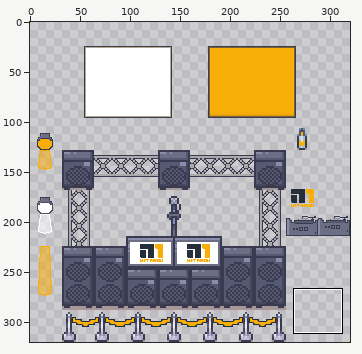
Sprite sheet -- Tiles/Sponorenelemente/n1_booth.png. Above, an overview of the earlier version with the close-up marked.
Close-up. Before:
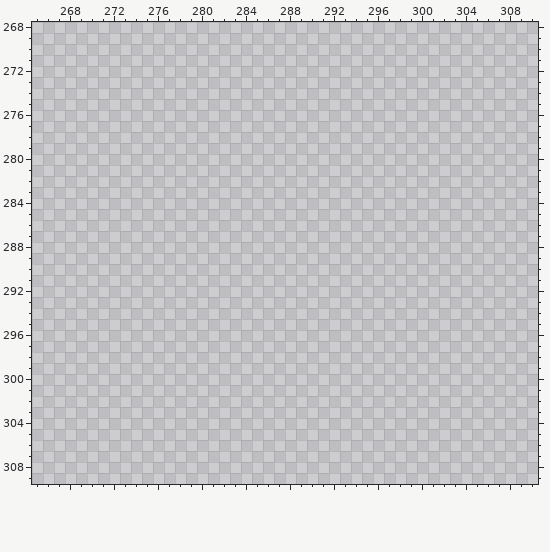
The file is 320x320 pixels. Pixels under 10% opacity are left out. Colours within 5 levels of each other are drawn and written as one. Shown: x 265..310, y 268..309.
New version:
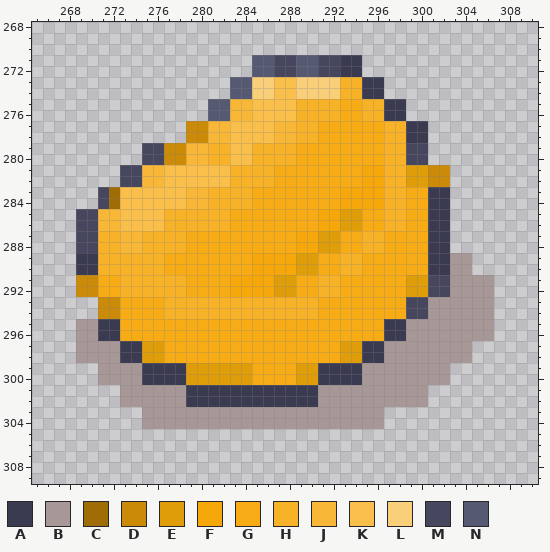
Palette (. is transparent): A #3a3a50  B #a79796  C #9f6c06  D #cb8a08  E #df9d0a  F #f6a709  G #f7ab14  H #f8b227  J #f8b736  K #f9bf4a  L #facf7a  M #46465e  N #565972
Difference:
Changed rows in their new state; - is an unchanged pixel.
first column x 269:
271 ----------------NNMMNNMMAA------------
272 ----------------NNMMNNMMAA------------
273 --------------NNLLKKLLLLHHAA----------
274 --------------NNLLKKLLLLHHAA----------
275 ------------NNJJKKKKHHHHGGHHAA--------
276 ------------NNJJKKKKHHHHGGHHAA--------
277 ----------DDJJKKKKJJHHGGGGGGHHAA------
278 ----------DDJJKKKKJJHHGGGGGGHHAA------
279 ------MMDDJJHHKKHHHHGGGGGGGGHHMM------
280 ------MMDDJJHHKKHHHHGGGGGGGGHHMM------
281 ----MMJJKKKKKKHHHHGGGGGGGGFFHHEEDD----
282 ----MMJJKKKKKKHHHHGGGGGGGGFFHHEEDD----
283 --MCKKKKKKJJHHHHGGGGGGGGFFFFHHGGAA----
284 --MCKKKKKKJJHHHHGGGGGGGGFFFFHHGGAA----
285 MMJJKKKKHHHHHHGGGGGGGGFFEEGGHHGGAA----
286 MMJJKKKKHHHHHHGGGGGGGGFFEEGGHHGGAA----
287 MMHHJJHHHHGGGGGGGGGGFFEEGGHHGGGGAA----
288 MMHHJJHHHHGGGGGGGGGGFFEEGGHHGGGGAA----
289 AAHHHHHHGGGGGGGGFFFFEEGGHHGGGGGGAABB--
290 AAHHHHHHGGGGGGGGFFFFEEGGHHGGGGGGAABB--
291 DDGGHHHHHHGGGGFFFFEEGGHHGGGGGGEEMMBBBB
292 DDGGHHHHHHGGGGFFFFEEGGHHGGGGGGEEMMBBBB
293 --DDGGGGHHHHHHHHHHHHHHGGGGGGGGMMBBBBBB
294 --DDGGGGHHHHHHHHHHHHHHGGGGGGGGMMBBBBBB
295 BBAAGGGGGGGGGGGGGGGGGGGGGGGGAABBBBBBBB
296 BBAAGGGGGGGGGGGGGGGGGGGGGGGGAABBBBBBBB
297 BBBBAAEEGGGGGGGGGGGGGGGGEEAABBBBBBBB--
298 BBBBAAEEGGGGGGGGGGGGGGGGEEAABBBBBBBB--
299 --BBBBAAAAEEEEEEGGGGEEAAAABBBBBBBB----
300 --BBBBAAAAEEEEEEGGGGEEAAAABBBBBBBB----
301 ----BBBBBBAAAAAAAAAAAABBBBBBBBBB------
302 ----BBBBBBAAAAAAAAAAAABBBBBBBBBB------
303 ------BBBBBBBBBBBBBBBBBBBBBB----------
304 ------BBBBBBBBBBBBBBBBBBBBBB----------
Where, in picture pixels (left, top, right, bottom), the same in both close-ups:
added: (76, 55, 494, 429)
